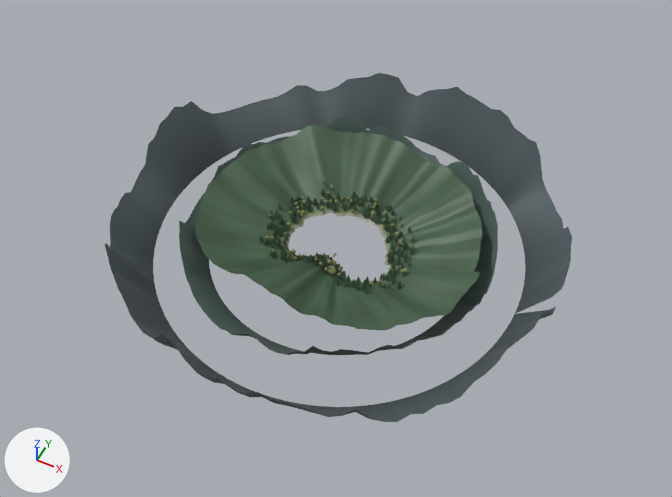
An edit to the glTF model project/assets/env/env.glb, drawn before and after from the same camera.
One viewpoint serves both versions: a 50 mm lens placed at (339.0, -676.0, 855.0), pointed at (13.0, -24.0, 41.0). The axes (+X, +Y, +Z) are drawn at lower left. The lights are the same throughout. The first picture is the older version. Vertices at exactly the same position are counted once.

The older version as bpy lines, for what is in view:
```python
me_ridges = bpy.data.meshes.new('Ridges')
me_ridges.from_pydata(...)  # 724 vertices, 960 faces; spans x -270.0..270.0, y -260.0..280.0, z 0.0..98.0
me_ridges.materials.append(mat_defaultmaterial_001)
me_terrain = bpy.data.meshes.new('Terrain')
me_terrain.from_pydata(...)  # 1810 vertices, 3240 faces; spans x -175.0..179.0, y -120.0..180.0, z 0.0..55.0
me_terrain.materials.append(mat_defaultmaterial)
me_trees = bpy.data.meshes.new('Trees')
me_trees.from_pydata(...)  # 12260 vertices, 14715 faces; spans x -98.0..98.0, y -55.0..99.0, z 0.0..32.0
me_trees.materials.append(mat_defaultmaterial_002)
ob_ridges = bpy.data.objects.new('Ridges', me_ridges)
ob_ridges.location = (0.0, 0.0, 0.0)
ob_terrain = bpy.data.objects.new('Terrain', me_terrain)
ob_terrain.location = (0.0, 0.0, 0.0)
ob_trees = bpy.data.objects.new('Trees', me_trees)
ob_trees.location = (0.0, 0.0, 0.0)
```
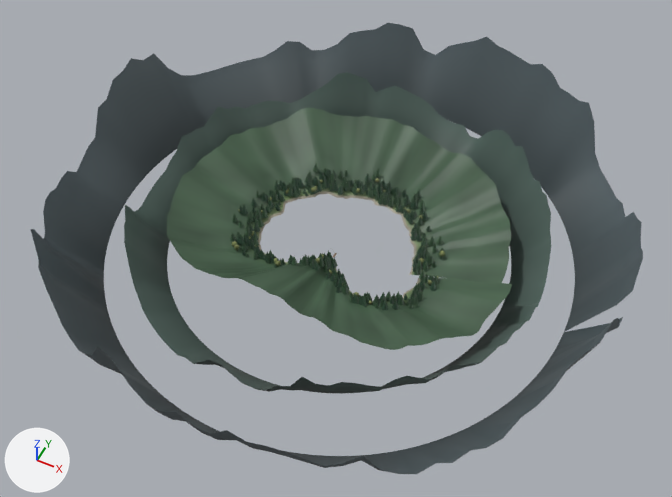
Where the change shows, as pixel boxes (x1, y1, x2, y2) in the pictures (672 x 497 px; the box of a moved part takes in the faces that stretch with it):
'Ridges', reshaped (31% wider, 29% taller)
    before: (105, 73, 572, 422)
    after: (30, 23, 643, 474)
'Terrain', reshaped (20% wider, 18% taller)
    before: (195, 125, 482, 330)
    after: (167, 108, 512, 350)
'Trees', reshaped (37% wider, 29% taller)
    before: (259, 180, 416, 294)
    after: (230, 163, 445, 310)
part 2 of me_ridges, moved or reshaped
    before: (179, 117, 498, 355)
    after: (124, 72, 551, 394)
part 3 of me_ridges, moved or reshaped
    before: (105, 73, 572, 422)
    after: (30, 23, 643, 474)
part 4 of me_trees, deleted (green)
    before: (259, 180, 416, 294)
part 5 of me_trees, cut back
    before: (270, 253, 348, 287)
    after: (230, 163, 445, 310)

What the commit changed:
me_terrain is used by ob_terrain; location (0.0, 0.0, 0.0).
me_terrain had 1810 vertices, 3240 faces and spanned x -175.0..179.0, y -120.0..180.0, z 0.0..55.0.
me_terrain now has 1810 vertices, 3240 faces and spans x -212.0..218.0, y -133.0..214.0, z 0.0..55.0.
me_terrain part 1: 1740 of 1810 vertices moved; they spanned x -175.0..179.0, y -120.0..180.0, z 0.0..55.0 and now span x -212.0..218.0, y -133.0..214.0, z 0.0..55.0; mean shift (0.0, 6.0, 0.0); largest move (93.0, 0.0, 15.0) -> (132.0, -4.0, 15.0).
me_ridges is used by ob_ridges; location (0.0, 0.0, 0.0).
me_ridges had 724 vertices, 960 faces and spanned x -270.0..270.0, y -260.0..280.0, z 0.0..98.0.
me_ridges now has 724 vertices, 960 faces and spans x -340.0..340.0, y -330.0..350.0, z 0.0..148.0.
me_ridges part 2: the loose piece of 362 vertices spanning x -190.0..190.0, y -180.0..200.0, z 0.0..57.0 is scaled about its middle by (1.32, 1.32, 1.55), then moved by (0.0, 0.0, 16.0).
me_ridges part 3: 362 of 724 vertices moved; they spanned x -270.0..270.0, y -260.0..280.0, z 0.0..98.0 and now span x -340.0..340.0, y -330.0..350.0, z 0.0..148.0; mean shift (0.0, 0.0, 18.0); largest move (-70.0, -251.0, 98.0) -> (-88.0, -318.0, 148.0).
me_trees is used by ob_trees; location (0.0, 0.0, 0.0).
me_trees had 12260 vertices, 14715 faces and spanned x -98.0..98.0, y -55.0..99.0, z 0.0..32.0.
me_trees now has 15836 vertices, 16173 faces and spans x -136.0..136.0, y -67.0..140.0, z 0.0..37.0.
me_trees part 4: 1267 loose pieces with 10717 vertices, spanning x -98.0..98.0, y -55.0..99.0, z 0.0..32.0, are deleted.
me_trees part 5: 99 vertices moved within x -68.0..35.0, y -46.0..-13.0, z 1.0..18.0; 1096 vertices removed from x -70.0..38.0, y -48.0..-10.0, z 1.0..28.0; 15389 vertices added at x -136.0..136.0, y -67.0..140.0, z 0.0..37.0.
Other edits to the shape of me_trees do not show in these pictures.
